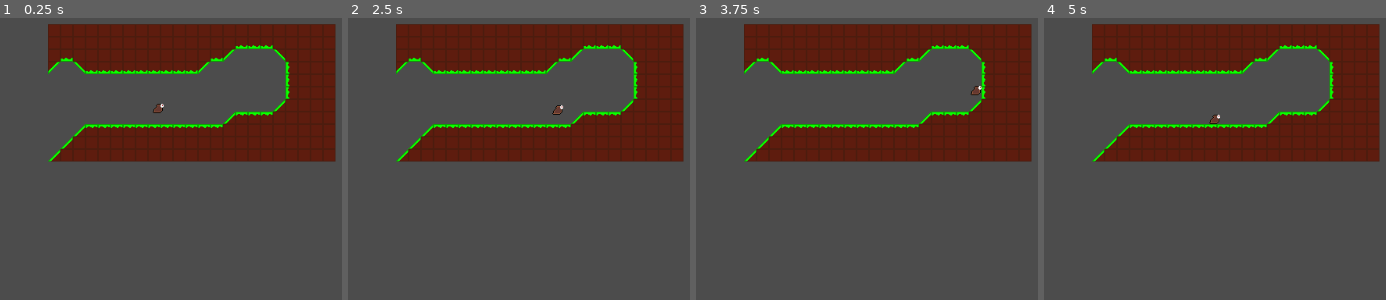
Above: before the commit, frames 1-4 (left to right).
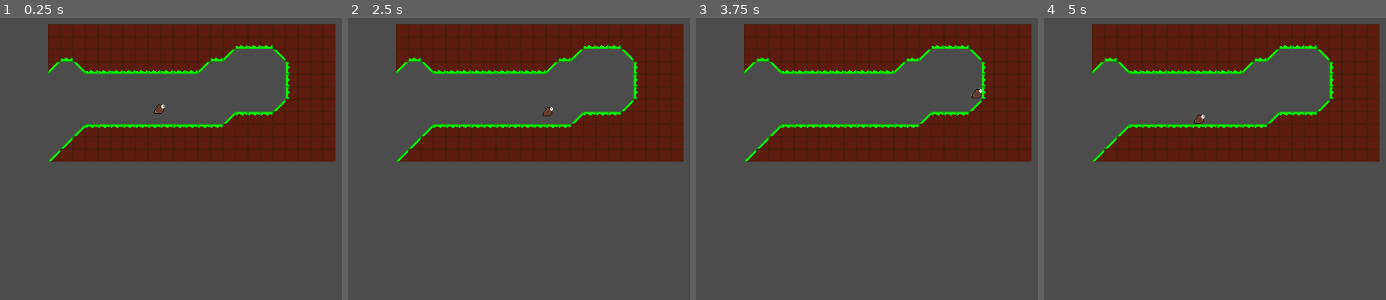
Above: after the commit, the same moments.

Repository: Shoter99/GameJamFirst
Game: Godot game, scene res://enviroment/level prefab/Level test.tscn
The game is run twice, just before and just after one commit, with the same random seed, the same clock (stepped at 60 frames per second) and the same inputs.
Inputs:
- Up to frame 1 (0.25 s): no input
- Up to frame 2 (2.5 s): tap Enter at 0.5, 2 s; hold Shift (Slide) 0.53-1.28 s; hold Right (move_right) 0.53-2.03 s; tap Space (jump) at 0.77, 1.25, 1.52 s; tap Shift (Slide) at 1.35 s; hold Left (move_left) from 2.03 s (still down); hold Shift (Slide) from 2.03 s (still down)
- Up to frame 3 (3.75 s): release Left (move_left) at 2.78 s; release Shift (Slide) at 2.78 s; hold Right (move_right) from 2.78 s (still down); tap Shift (Slide) at 2.85 s; tap Space (jump) at 3.02 s; hold Shift (Slide) from 3.53 s (still down)
- Up to frame 4 (5 s): tap Space (jump) at 3.77, 4.52 s; release Right (move_right) at 4.28 s; release Shift (Slide) at 4.28 s; hold Left (move_left) from 4.28 s (still down); tap Shift (Slide) at 4.35 s

The runs differ from the first frame. In frame 1, less than 0.1% of the frame differs, in the area x 44-49%, y 30-35%; in frame 2, 0.2%, in the area x 56-63%, y 30-35%; in frame 3, 0.1%; in frame 4, 0.2%.

Commit message:
Updated sliding

Diff:
--- a/Player/KinematicBody2D.gd
+++ b/Player/KinematicBody2D.gd
@@ -5,8 +5,10 @@
 export var jumpSpeed : int = -300
 export var gravity : int = 400
 export var slideSpeed : int = 300
+export var health : int = 10
 var isSliding : bool = false
 var isJumping : bool = false
+var isDead : bool = false
 var velocity = Vector2()
 
 
@@ -23,7 +25,7 @@
 			velocity.x = speed
 		if Input.is_action_pressed("move_left"):
 			velocity.x = -speed
-	if Input.is_action_just_pressed("Slide") and is_on_floor() and isSliding == false:
+	if Input.is_action_pressed("Slide") and is_on_floor() and isSliding == false:
 		print ('debug')
 		if velocity.x == speed:
 			isSliding = true
--- a/Player/Player.tscn
+++ b/Player/Player.tscn
@@ -10,9 +10,9 @@
 script = ExtResource( 1 )
 speed = 10000
 
-[node name="Squere" type="Sprite" parent="."]
-position = Vector2( -1, -1 )
+[node name="Sprite" type="Sprite" parent="."]
 texture = ExtResource( 2 )
 
 [node name="CollisionShape2D" type="CollisionShape2D" parent="."]
+position = Vector2( 0, 1 )
 shape = SubResource( 1 )
